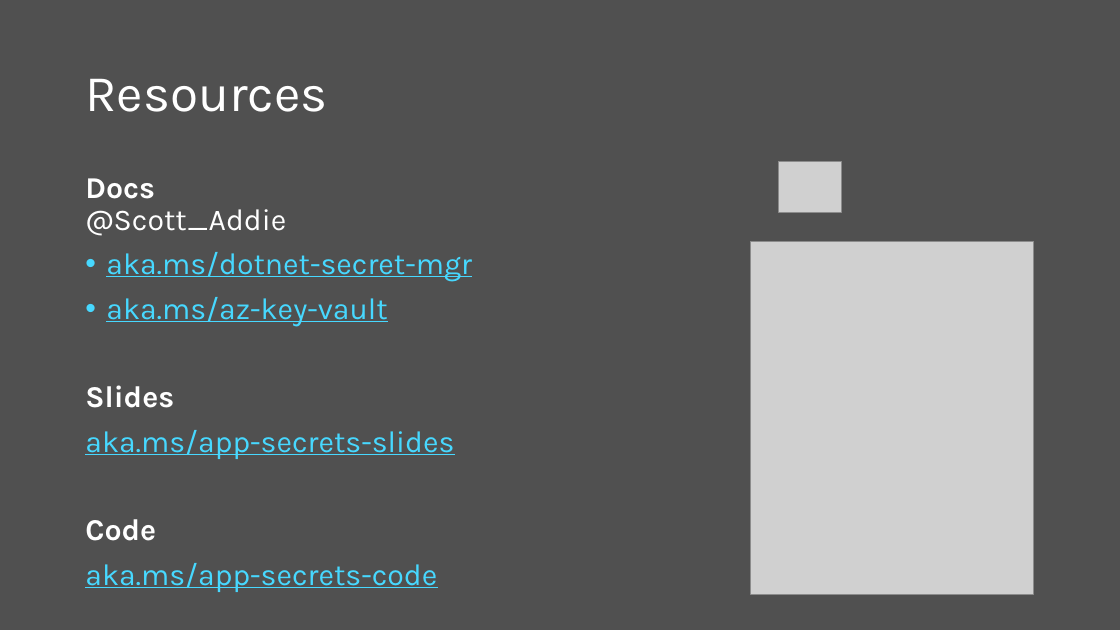
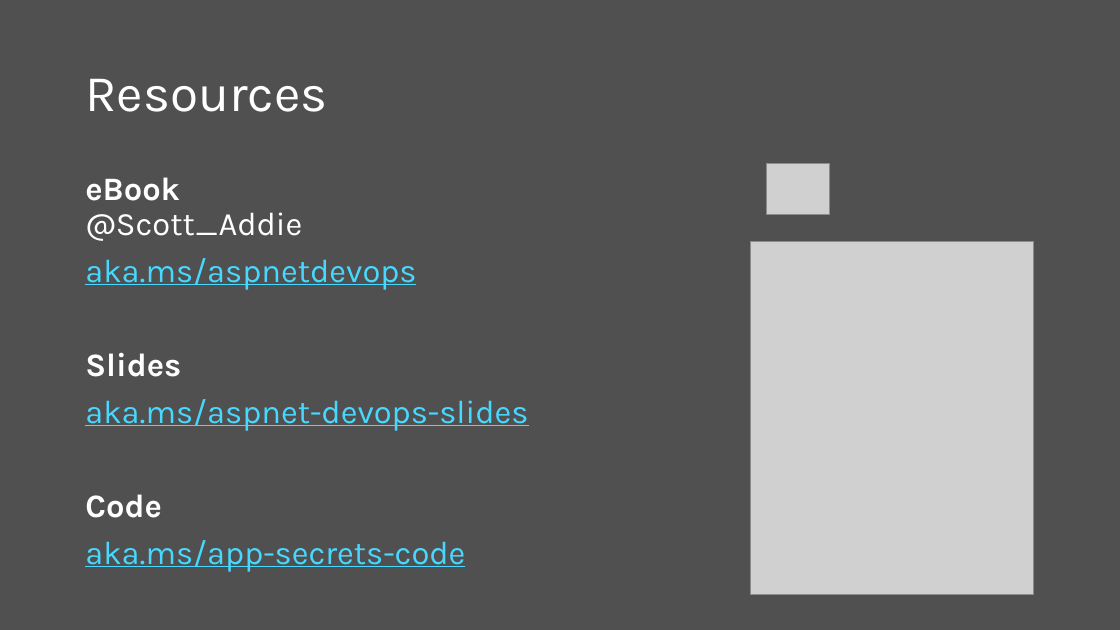
Before and after one commit to scottaddie/slide-decks, a slide deck: slide 6 of DevOps in the Cloud.pptx (slide 4 before the commit). Drawn at 1120x630 pixels with LibreOffice and Linux fonts; fonts in the diff are those of the drawing; grey boxes stand for pictures. Boxes give left, top, right and bottom in pixels: in the first picture for what was removed or moved away, otherwise in the second. Text is boxed around its words. In the diff, an @@ line names an element or a change of style, - is before the commit and + after.

Commit message:
More changes

```diff
--- a/DevOps in the Cloud.pptx
+++ b/DevOps in the Cloud.pptx
@@ text at box(85, 177, 416, 290): text changed; size 25.9 to 28 pt @@
-Docs @Scott_Addie
-• aka.ms/dotnet-secret-mgr
-• aka.ms/az-key-vault
+eBook @Scott_Addie
+aka.ms/aspnetdevops
@@ picture: place and size @@
-picture at box(779, 161, 842, 213)
+picture at box(766, 163, 829, 214)
@@ text at box(85, 353, 465, 572): size 25.9 to 28 pt in "Slides", "Code", "aka.ms/app-secrets-code" @@
@@ text at box(85, 399, 528, 431): text changed; size 25.9 to 28 pt @@
-aka.ms/app-secrets-slides
+aka.ms/aspnet-devops-slides
```
Also in this commit, not shown: 2 slides added.
